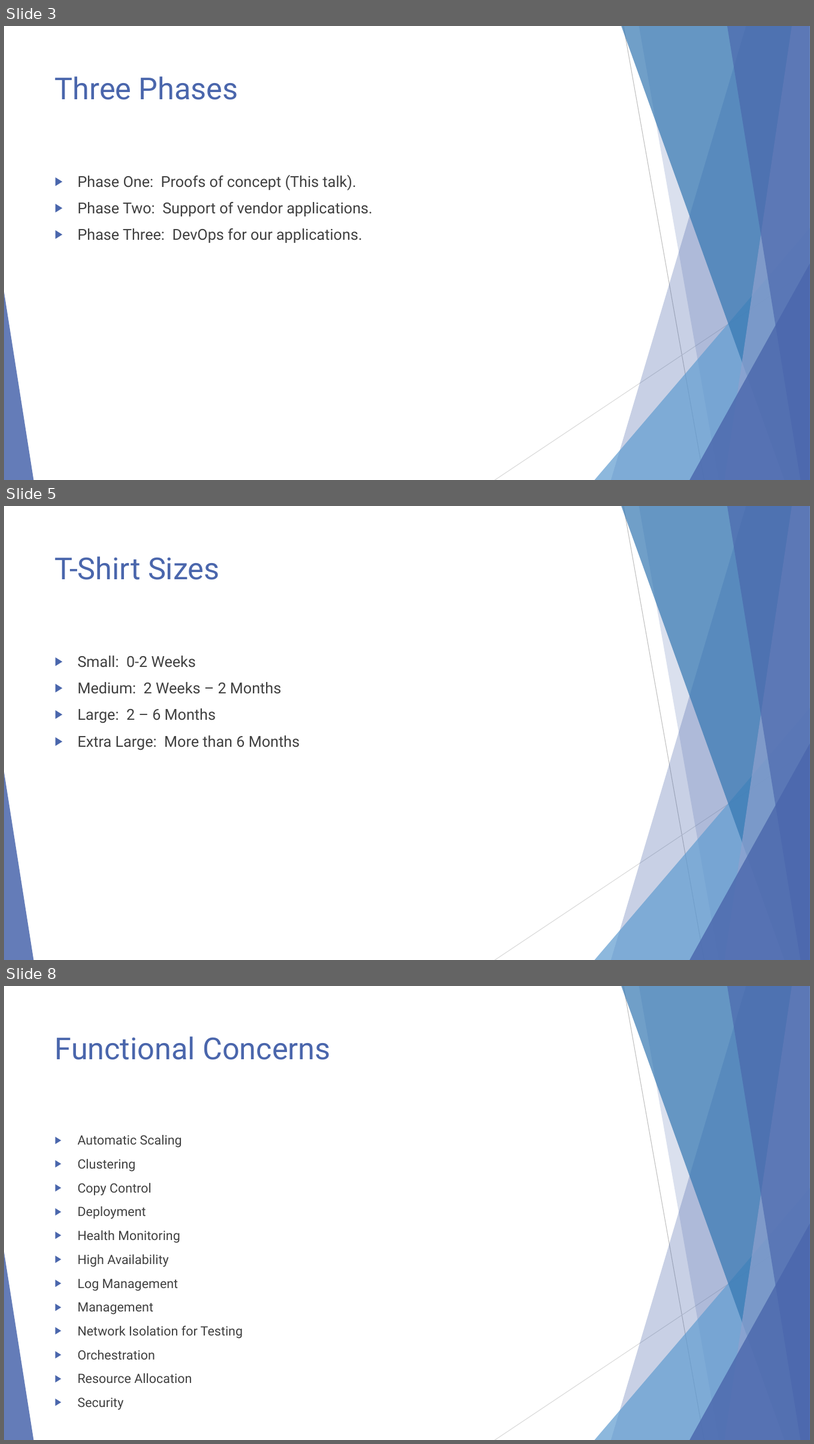
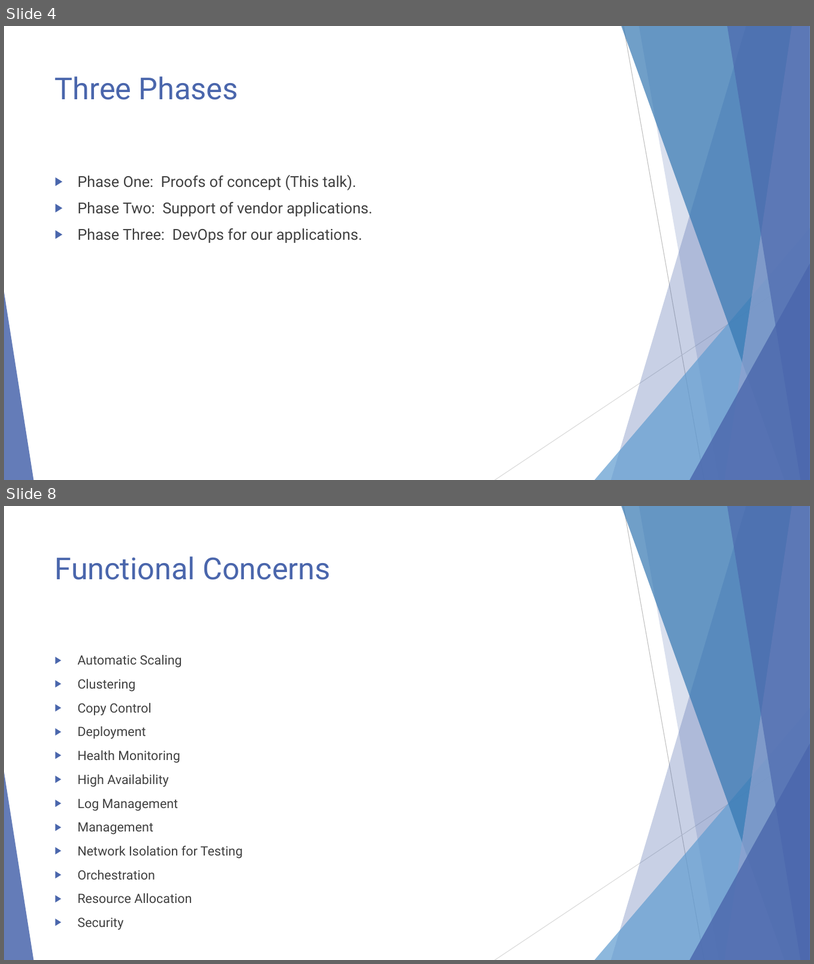
Before and after one commit to EnterpriseProductsLP/docker-straw-man, a slide deck: presentation.pptx. Shown one above the other, each under a label of ours: slides 3, 5 and 8 before the commit, slides 4 and 8 after it; the slides between them are not shown. The pictures are 814x1444 and 814x964 pixels, drawn with LibreOffice and Linux fonts; fonts in the diff are those of the drawing. Boxes give left, top, right and bottom in pixels: in the first picture for what was removed or moved away, otherwise in the second. Text is boxed around its words. In the diff, an @@ line names an element or a change of style, - is before the commit and + after.

```diff
--- a/presentation.pptx
+++ b/presentation.pptx
@@ slide 5 removed at (4, 506, 810, 960), background #FFFFFF; not listed: 10 template elements that a slide beside it also shows @@
@@ title removed at (55, 556, 219, 580) @@
-T-Shirt Sizes
@@ text removed at (78, 655, 300, 750) @@
-▶ Small: 0-2 Weeks
-▶ Medium: 2 Weeks – 2 Months
-▶ Large: 2 – 6 Months
-▶ Extra Large: More than 6 Months
@@ what was slide 3 is now slide 4 @@
```
Also in this commit, not shown: 5 slides changed, 1 slide added.
